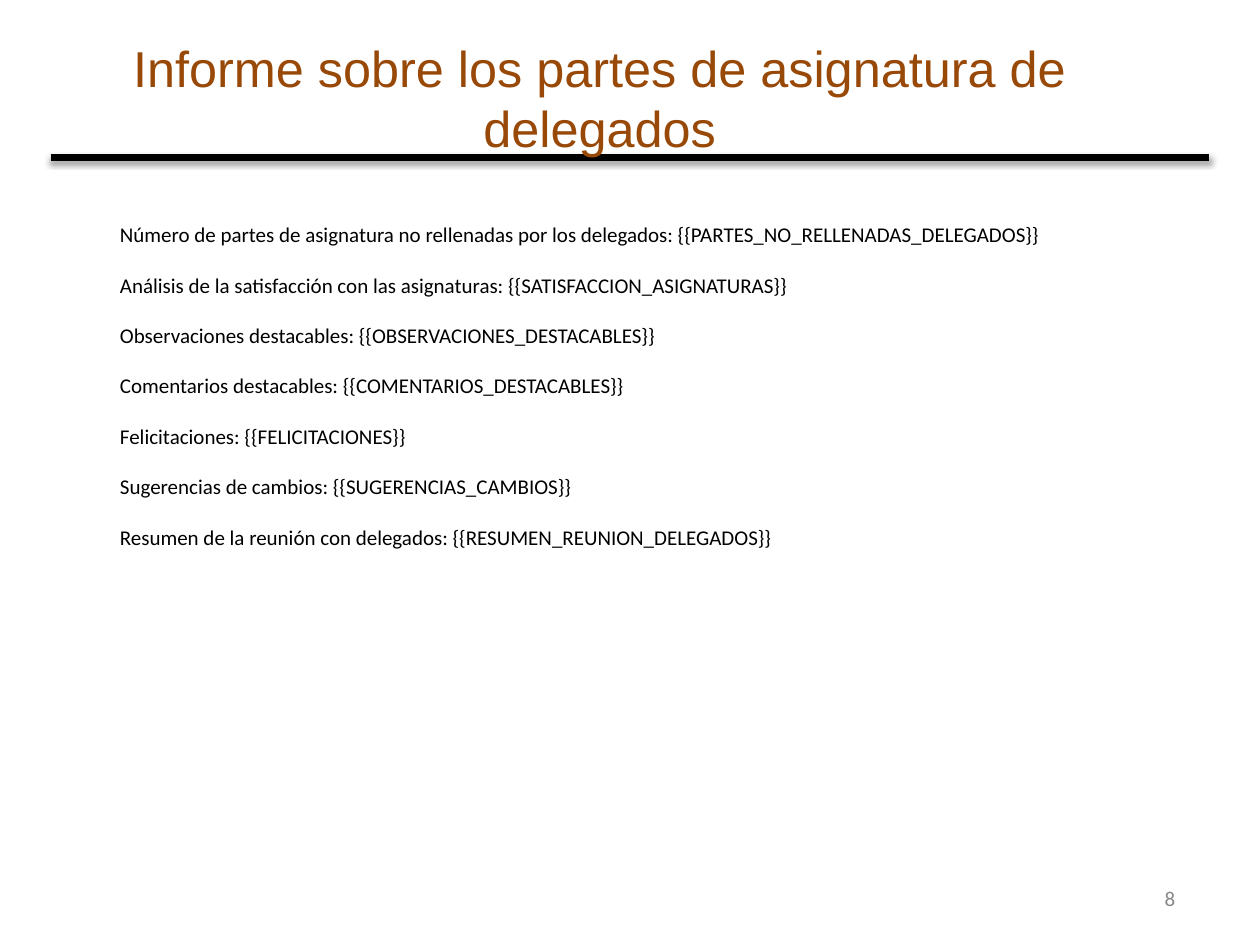
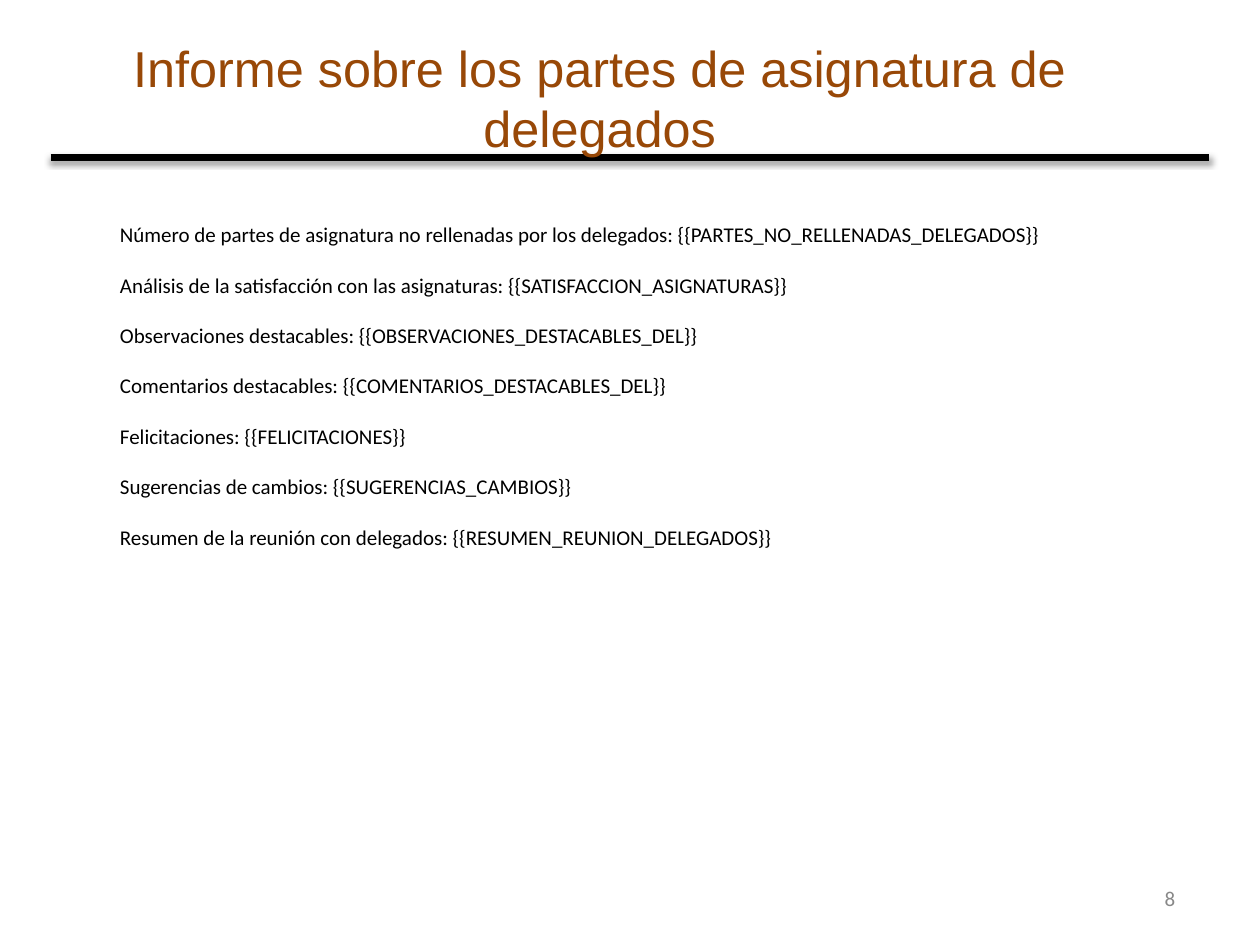
Before and after one commit to rollervan/partes, a slide deck: slide 8 of assets/Plantilla_ReunionesCoordinacionFinCuatrimestre.pptx. Drawn at 1260x945 pixels with LibreOffice and Linux fonts; fonts in the diff are those of the drawing; background and template pictures are left out. Boxes give left, top, right and bottom in pixels: in the first picture for what was removed or moved away, otherwise in the second. Text is boxed around its words. In the diff, an @@ line names an element or a change of style, - is before the commit and + after.

```diff
--- a/assets/Plantilla_ReunionesCoordinacionFinCuatrimestre.pptx
+++ b/assets/Plantilla_ReunionesCoordinacionFinCuatrimestre.pptx
@@ text at (120,328,697,396): text changed @@
-Observaciones destacables: {{OBSERVACIONES_DESTACABLES}}
-Comentarios destacables: {{COMENTARIOS_DESTACABLES}}
+Observaciones destacables: {{OBSERVACIONES_DESTACABLES_DEL}}
+Comentarios destacables: {{COMENTARIOS_DESTACABLES_DEL}}
```
Also in this commit, not shown: 1 other slide changed.
